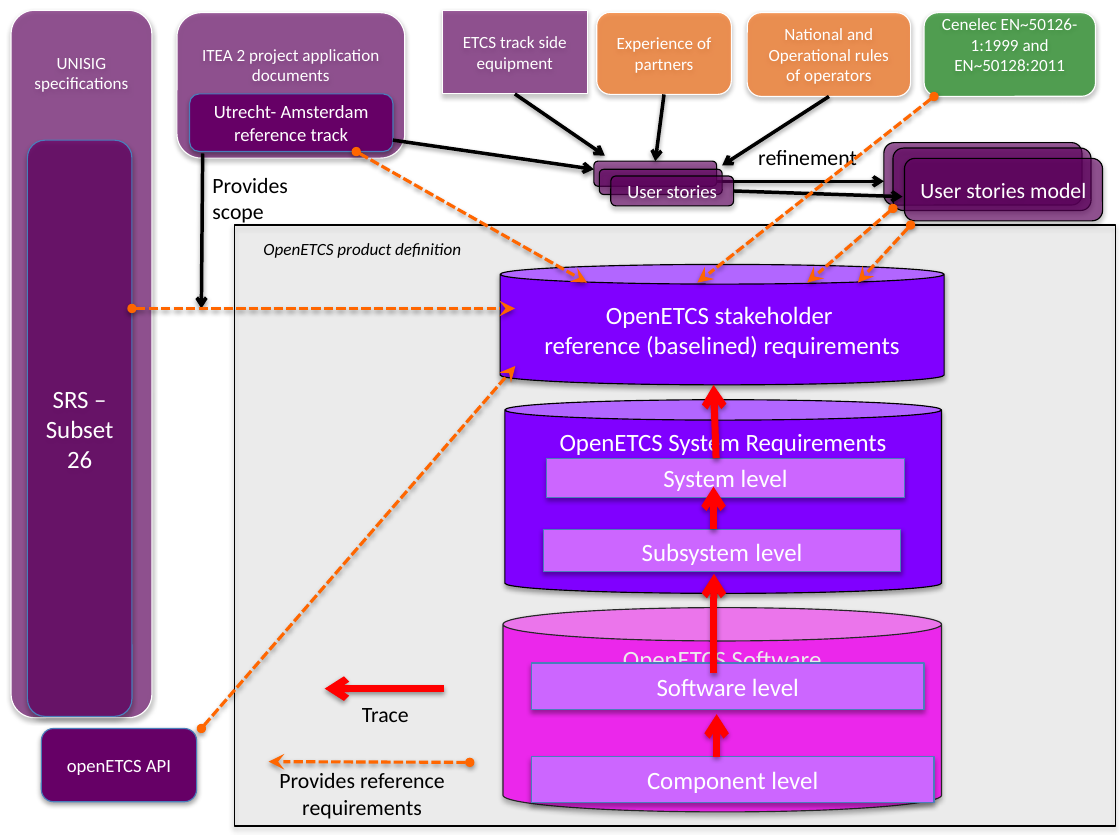
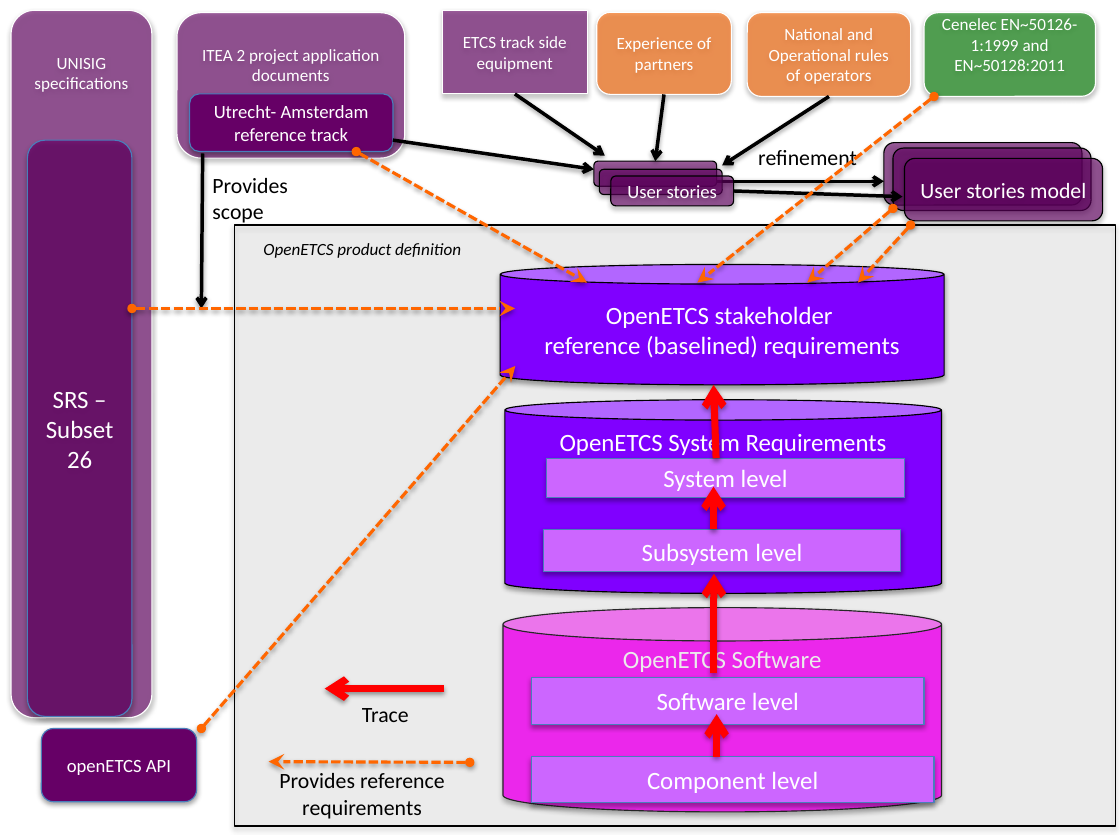
Before and after one commit to openETCS/toolchain, a slide deck: slide 26 of T7.3/TraceabilityArchitecture/images/2015-11-01 openETCS traceability_Figures.pptx (slide 7 before the commit). Drawn at 1120x840 pixels with LibreOffice and Linux fonts; fonts in the diff are those of the drawing. Boxes give left, top, right and bottom in pixels: in the first picture for what was removed or moved away, otherwise in the second. Text is boxed around its words. In the diff, an @@ line names an element or a change of style, - is before the commit and + after.

```diff
--- a/T7.3/TraceabilityArchitecture/images/2015-11-01 openETCS traceability_Figures.pptx
+++ b/T7.3/TraceabilityArchitecture/images/2015-11-01 openETCS traceability_Figures.pptx
@@ rectangle "Software level": place and size @@
-rectangle "Software level" at box(531, 663, 924, 710)
+rectangle "Software level" at box(531, 678, 924, 725)
```
Also in this commit, not shown: 3 slides added, 11 other files.
